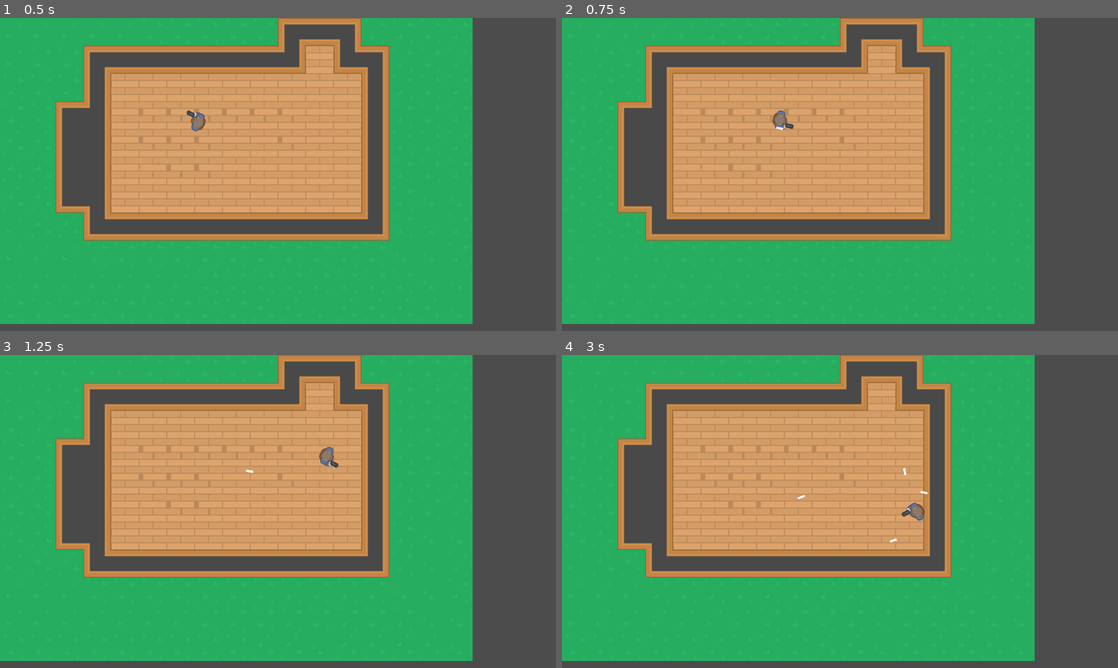
Above: before the commit, frames 1-4 (two rows, left to right).
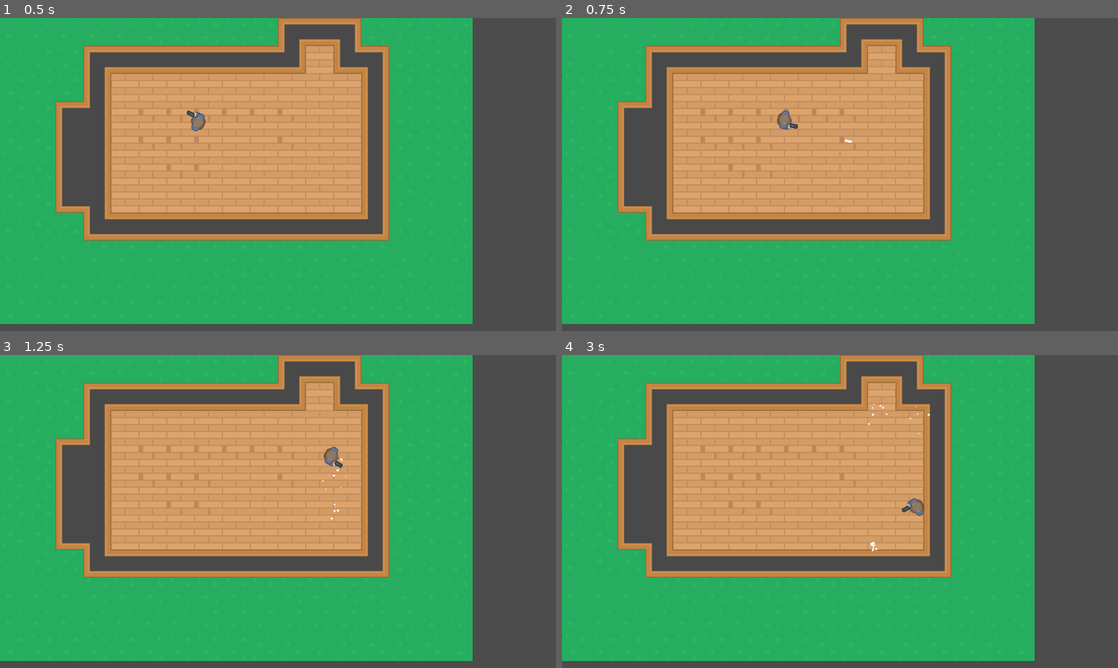
Above: after the commit, the same moments.

Repository: Talamander/game-course
Game: Godot game, scene res://World/World.tscn
Same seed, same stepped clock (60 frames per second), same inputs: the game is played once before the commit and once after it.
Inputs (mouse positions are in pixels of both pictures, inside the frame that each line leads up to):
- Up to frame 1 (0.5 s): no input
- Up to frame 2 (0.75 s): tap Enter at 0.5 s; move the mouse to (962, 158) at 0.52 s; hold Right (ui_right) from 0.53 s (still down); click (962, 158) at 0.6 s
- Up to frame 3 (1.25 s): keep holding Right (ui_right)
- Up to frame 4 (3 s): move the mouse to (728, 527) at 1.27 s; release Right (ui_right) at 1.28 s; hold Down (ui_down) 1.28-2.03 s; click (728, 527) at 1.35 s; move the mouse to (895, 442) at 2.02 s; hold Right (ui_right) 2.03-2.78 s; click (895, 442) at 2.1 s; move the mouse to (812, 574) at 2.77 s; hold Up (ui_up) from 2.78 s (still down); click (812, 574) at 2.85 s

Frame 1 is identical in both runs. In frame 2, 0.2% of the frame differs, in the area x 37-53%, y 29-40%; in frame 3, 0.2%; in frame 4, 0.3%, in the area x 42-67%, y 15-63%.

Commit message:
006 - Bullet Hitbox and Effects

Diff:
--- /dev/null
+++ b/Area2Ds/Hitbox.gd
@@ -0,0 +1,5 @@
+extends Area2D
+
+
+func _ready():
+	pass
--- /dev/null
+++ b/Area2Ds/Hitbox.tscn
@@ -0,0 +1,8 @@
+[gd_scene load_steps=2 format=2]
+
+[ext_resource path="res://Area2Ds/Hitbox.gd" type="Script" id=1]
+
+[node name="Hitbox" type="Area2D"]
+script = ExtResource( 1 )
+
+[node name="CollisionShape2D" type="CollisionShape2D" parent="."]
--- /dev/null
+++ b/Effects/BulletHitEffect.gd
@@ -0,0 +1,12 @@
+extends Node2D
+
+onready var particles = $Particles2D
+onready var decayTimer = $Timer
+
+func _ready():
+	decayTimer.start()
+	particles.set_emitting(true)
+
+
+func _on_Timer_timeout():
+	queue_free()
--- /dev/null
+++ b/Effects/BulletHitEffect.tscn
@@ -0,0 +1,39 @@
+[gd_scene load_steps=5 format=2]
+
+[ext_resource path="res://Effects/BulletHitEffect.gd" type="Script" id=1]
+
+[sub_resource type="Gradient" id=2]
+offsets = PoolRealArray( 0, 0.577778, 1 )
+colors = PoolColorArray( 1, 1, 1, 1, 1, 1, 1, 1, 1, 1, 1, 0 )
+
+[sub_resource type="GradientTexture" id=3]
+gradient = SubResource( 2 )
+
+[sub_resource type="ParticlesMaterial" id=1]
+flag_disable_z = true
+spread = 56.38
+gravity = Vector3( 0, 0, 0 )
+initial_velocity = 250.0
+initial_velocity_random = 0.53
+orbit_velocity = 0.0
+orbit_velocity_random = 0.0
+linear_accel = -54.02
+linear_accel_random = 0.63
+scale = 5.0
+scale_random = 0.75
+color_ramp = SubResource( 3 )
+
+[node name="BulletHitEffect" type="Node2D"]
+script = ExtResource( 1 )
+
+[node name="Particles2D" type="Particles2D" parent="."]
+emitting = false
+amount = 12
+one_shot = true
+explosiveness = 1.0
+process_material = SubResource( 1 )
+
+[node name="Timer" type="Timer" parent="."]
+wait_time = 2.0
+one_shot = true
+[connection signal="timeout" from="Timer" to="." method="_on_Timer_timeout"]
--- a/Player/Player.gd
+++ b/Player/Player.gd
@@ -4,9 +4,9 @@
 
 onready var muzzle = $Muzzle
 
-export(int) var acceleration = 3000
+export(int) var acceleration = 4000
 export(int) var speed = 500
-export(int) var bullet_speed = 1200
+export(int) var bullet_speed = 1500
 
 
 var motion = Vector2.ZERO
@@ -55,6 +55,6 @@
 
 
 func fire_bullet():
-	var bullet = Global.instance_scene_on_main(PlayerBullet, muzzle.global_position)
+	var bullet = Global.instance_scene_on_main(PlayerBullet, muzzle.global_position, muzzle.global_rotation)
 	bullet.velocity = Vector2.RIGHT.rotated(self.rotation) * bullet_speed
 	bullet.set_rotation(global_rotation)
--- a/Projectiles/Bullet.tscn
+++ b/Projectiles/Bullet.tscn
@@ -1,5 +1,6 @@
-[gd_scene load_steps=2 format=2]
+[gd_scene load_steps=3 format=2]
 
+[ext_resource path="res://Area2Ds/Hitbox.tscn" type="PackedScene" id=1]
 [ext_resource path="res://Projectiles/Bullet.gd" type="Script" id=2]
 
 [node name="Bullet" type="Node2D"]
@@ -9,3 +10,5 @@
 
 [node name="VisibilityNotifier2D" type="VisibilityNotifier2D" parent="."]
 visible = false
+
+[node name="Hitbox" parent="." instance=ExtResource( 1 )]
--- a/Projectiles/PlayerBullet.gd
+++ b/Projectiles/PlayerBullet.gd
@@ -1 +1,8 @@
 extends "res://Projectiles/Bullet.gd"
+
+const bullethit = preload("res://Effects/BulletHitEffect.tscn")
+
+
+func _on_Hitbox_body_entered(body):
+	Global.instance_scene_on_main(bullethit, position, rotation - (deg2rad(180)))
+	queue_free()
--- a/Projectiles/PlayerBullet.tscn
+++ b/Projectiles/PlayerBullet.tscn
@@ -1,8 +1,11 @@
-[gd_scene load_steps=4 format=2]
+[gd_scene load_steps=5 format=2]
 
 [ext_resource path="res://Projectiles/Bullet.tscn" type="PackedScene" id=1]
 [ext_resource path="res://Projectiles/Square.png" type="Texture" id=2]
 [ext_resource path="res://Projectiles/PlayerBullet.gd" type="Script" id=3]
+
+[sub_resource type="RectangleShape2D" id=1]
+extents = Vector2( 8, 3 )
 
 [node name="PlayerBullet" instance=ExtResource( 1 )]
 script = ExtResource( 3 )
@@ -10,3 +13,13 @@
 [node name="Sprite" parent="." index="0"]
 scale = Vector2( 1, 0.299 )
 texture = ExtResource( 2 )
+
+[node name="Hitbox" parent="." index="2"]
+collision_layer = 0
+collision_mask = 5
+
+[node name="CollisionShape2D" parent="Hitbox" index="0"]
+shape = SubResource( 1 )
+[connection signal="body_entered" from="Hitbox" to="." method="_on_Hitbox_body_entered"]
+
+[editable path="Hitbox"]
--- a/Singletons/Global.gd
+++ b/Singletons/Global.gd
@@ -1,8 +1,9 @@
 extends Node
 
-func instance_scene_on_main(scene, position):
+func instance_scene_on_main(scene, position, rotation):
 	var main = get_tree().current_scene
 	var instance = scene.instance()
 	main.add_child(instance)
 	instance.global_position = position
+	instance.global_rotation = rotation
 	return instance
--- a/World/World.tscn
+++ b/World/World.tscn
@@ -10,3 +10,4 @@
 
 [node name="Player" parent="." instance=ExtResource( 2 )]
 position = Vector2( 448, 236 )
+bullet_speed = 1500
